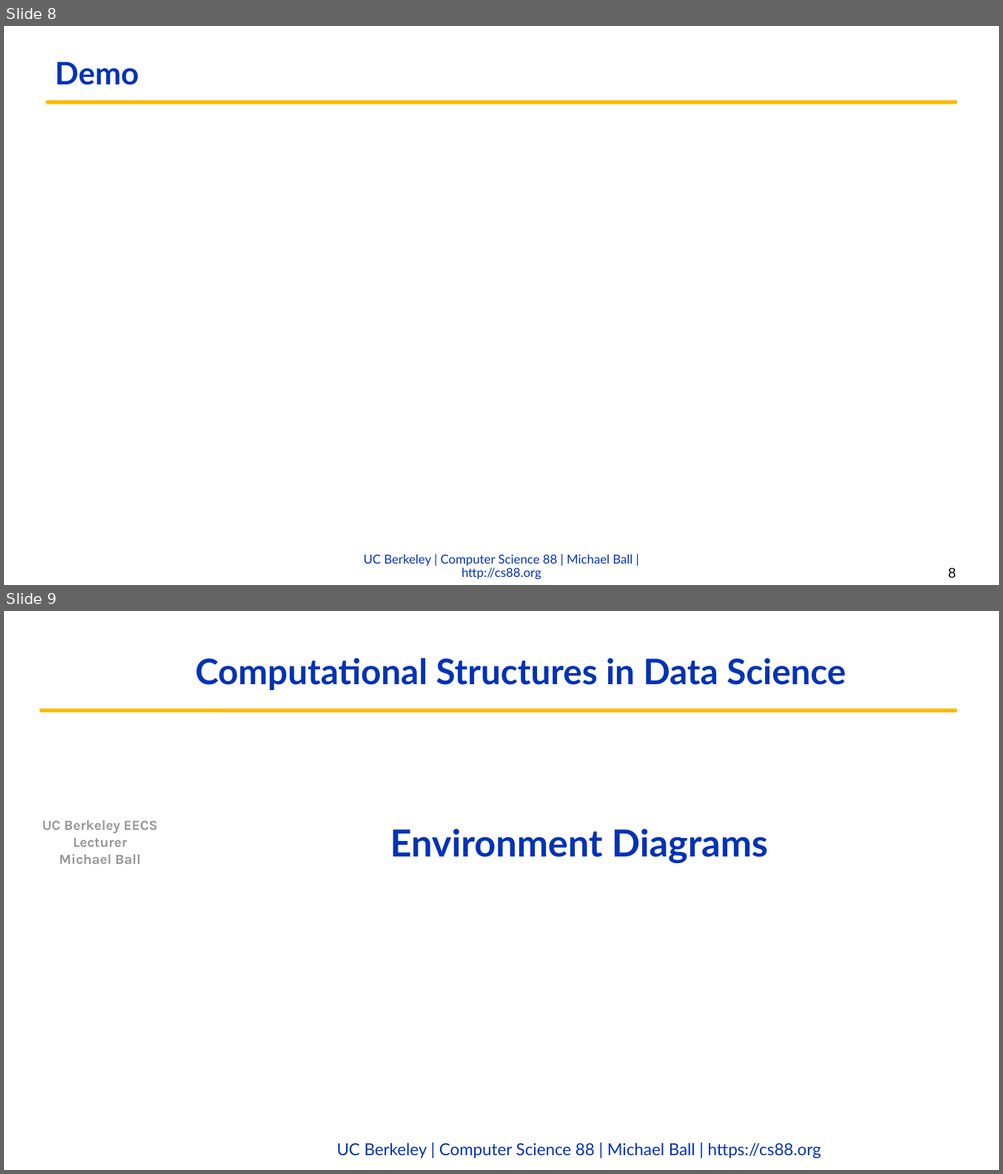
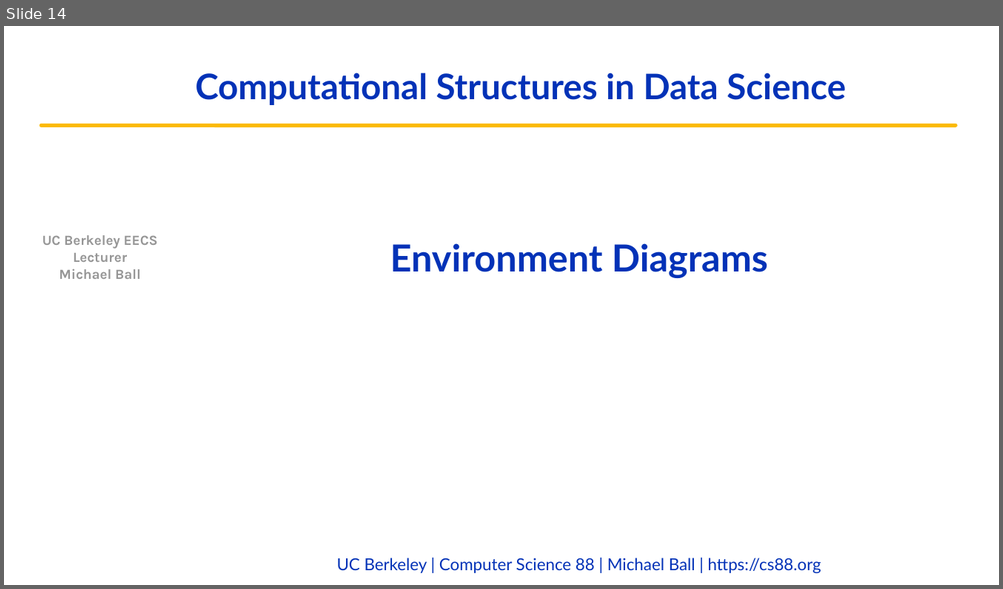
Before and after one commit to cs88-website/fa22, a slide deck: assets/slides/fa22/07-HOFs_Environments.pptx. Shown one above the other, each under a label of ours: slides 8 and 9 before the commit, slide 14 after it. The pictures are 1003x1174 and 1003x589 pixels, drawn with LibreOffice and Linux fonts; fonts in the diff are those of the drawing; background and template pictures are left out. Boxes give left, top, right and bottom in pixels: in the first picture for what was removed or moved away, otherwise in the second. Text is boxed around its words. In the diff, an @@ line names an element or a change of style, - is before the commit and + after.

```diff
--- a/assets/slides/fa22/07-HOFs_Environments.pptx
+++ b/assets/slides/fa22/07-HOFs_Environments.pptx
@@ slide 8 removed at bbox=[4, 26, 999, 585], background #FFFFFF @@
@@ title removed at bbox=[55, 62, 139, 85] @@
-Demo
@@ freeform shape removed at bbox=[47, 102, 956, 102] @@
@@ text removed at bbox=[364, 554, 632, 580] @@
-UC Berkeley | Computer Science 88 | Michael Ball | http://cs88.org
@@ page number removed at bbox=[948, 568, 956, 578] @@
-8
@@ what was slide 9 is now slide 14 @@
```
Also in this commit, not shown: 4 slides changed, 10 slides added, 4 other slides removed, 5 other files.
